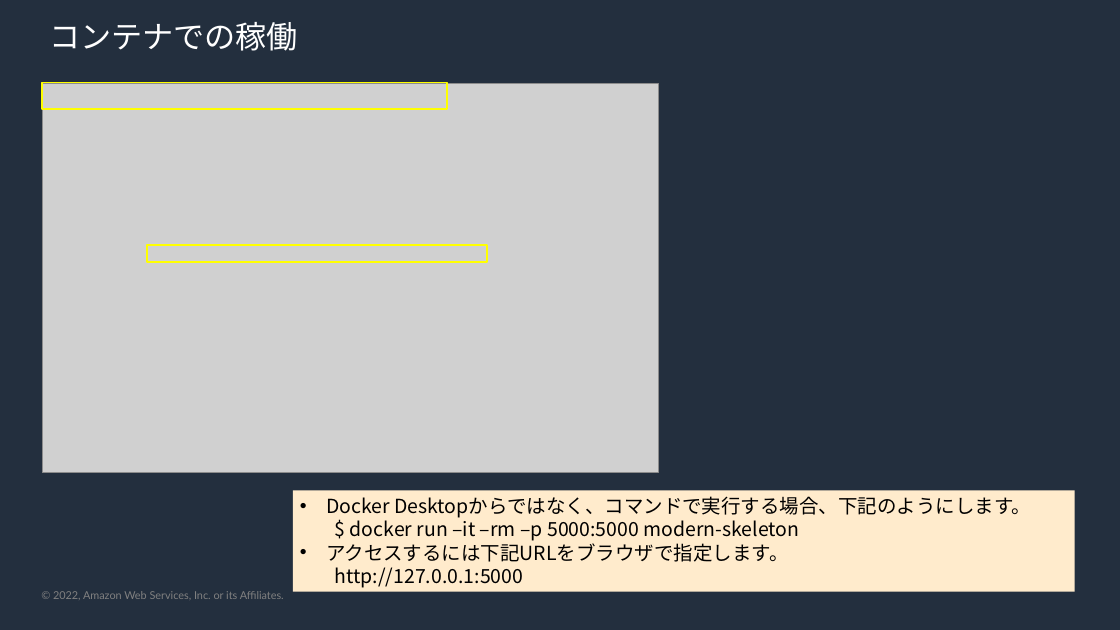
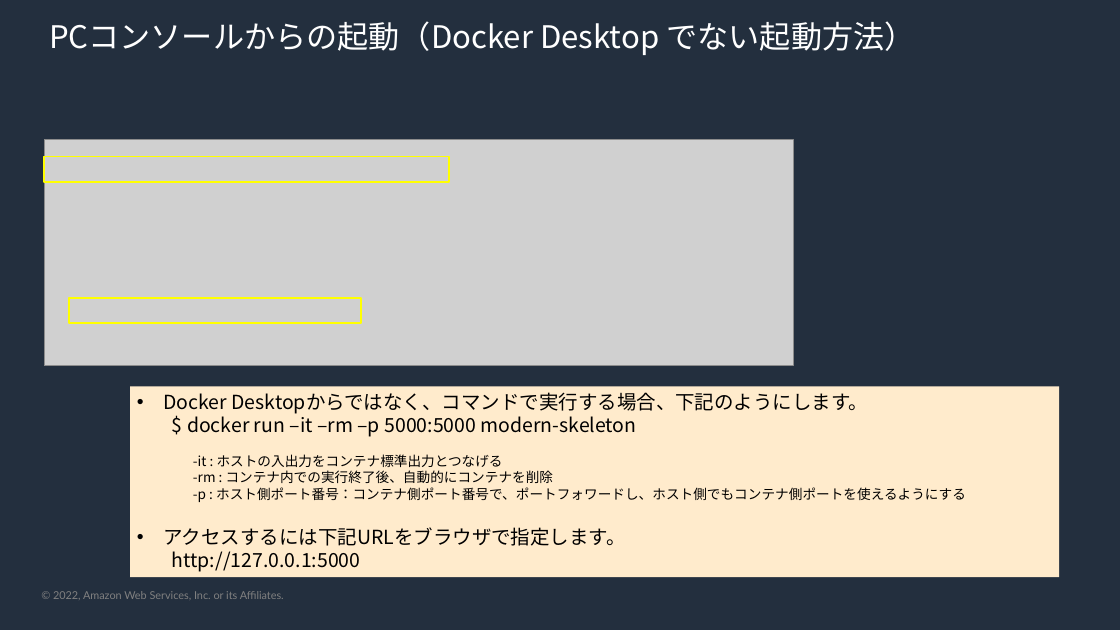
Before and after one commit to kmorooka/modern-skeleton, a slide deck: slide 28 of skeleton-guide.pptx (slide 21 before the commit). Drawn at 1120x630 pixels with LibreOffice and Linux fonts; fonts in the diff are those of the drawing; grey boxes stand for pictures; background and template pictures are left out. Boxes give left, top, right and bottom in pixels: in the first picture for what was removed or moved away, otherwise in the second. Text is boxed around its words. In the diff, an @@ line names an element or a change of style, - is before the commit and + after.

Commit message:
コードの整理とパワポの更新。

```diff
--- a/skeleton-guide.pptx
+++ b/skeleton-guide.pptx
@@ title at (49,21,916,55): text changed @@
-コンテナでの稼働
+PCコンソールからの起動（Docker Desktop でない起動方法）
@@ picture: place and size @@
-picture at (42,83,658,472)
+picture at (44,139,793,366)
@@ rectangle: place and size @@
-rectangle at (42,83,447,109)
+rectangle at (44,157,449,182)
@@ rectangle: place and size @@
-rectangle at (147,244,487,262)
+rectangle at (69,298,361,323)
@@ rectangle "Docker Desktopからではなく、コマンドで実行する場合、下記のようにします。": place and size @@
-rectangle "Docker Desktopからではなく、コマンドで実行する場合、下記のようにします。" at (293,491,1074,592)
+rectangle "Docker Desktopからではなく、コマンドで実行する場合、下記のようにします。" at (130,386,1059,578)
@@ text in rectangle at (193,454,966,502): paragraphs added @@
+-it : ホストの入出力をコンテナ標準出力とつなげる
+-rm : コンテナ内での実行終了後、自動的にコンテナを削除
+-p : ホスト側ポート番号：コンテナ側ポート番号で、ポートフォワードし、ホスト側でもコンテナ側ポートを使えるようにする
```
Also in this commit, not shown: 14 other slides changed, 8 slides added, 1 slide removed, 3 other files.
